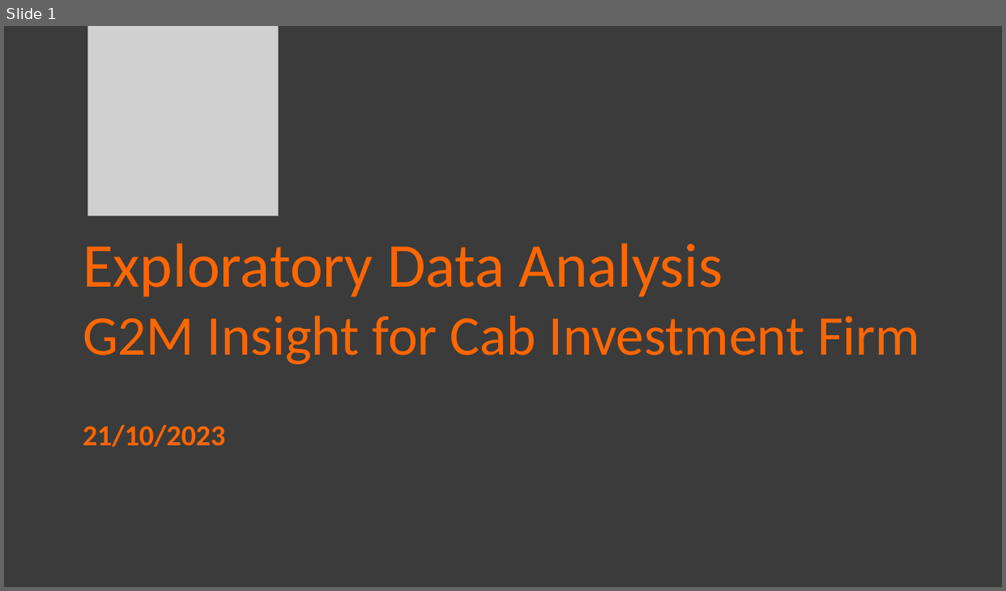
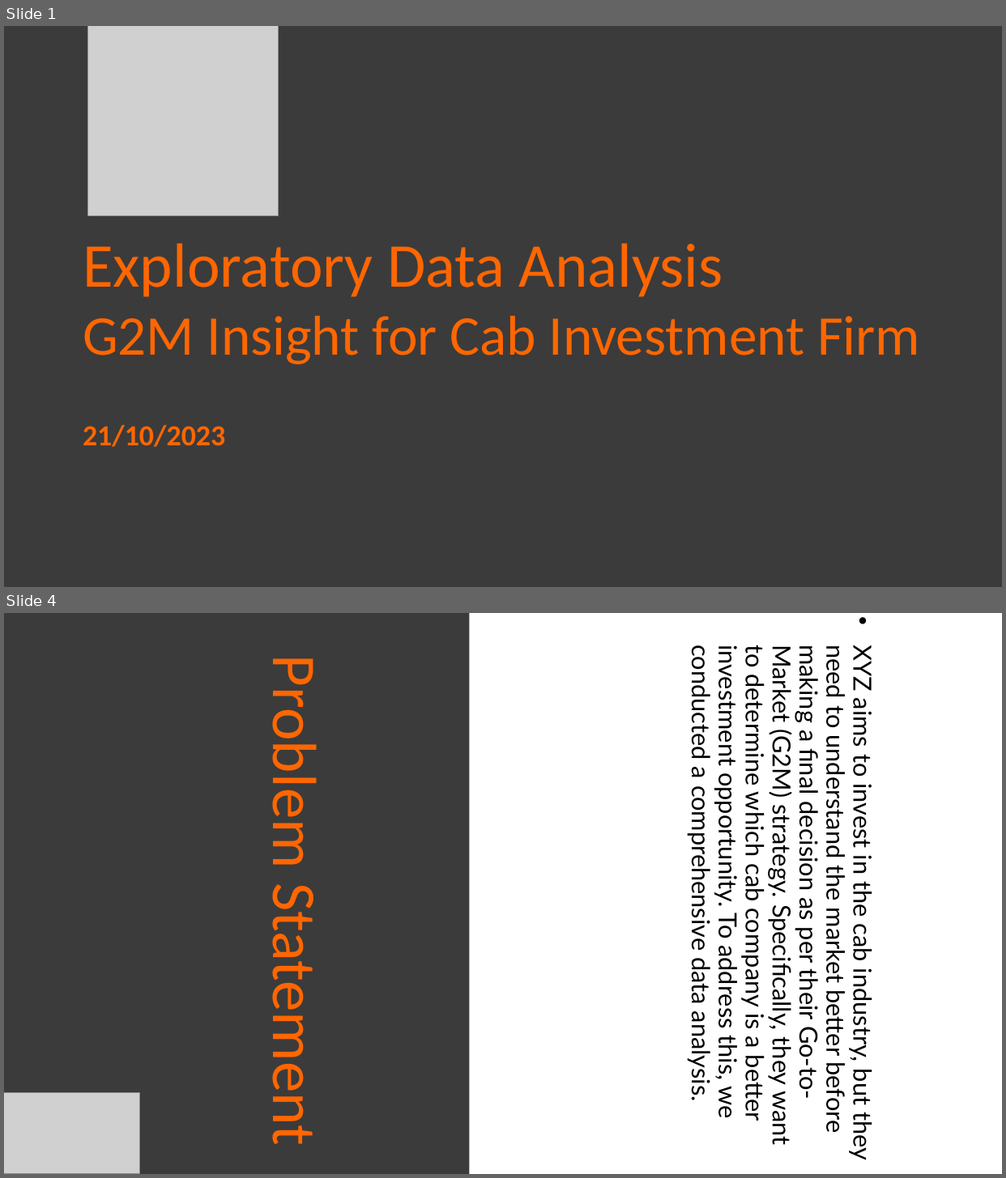
Before and after one commit to NazriJasmal/G2M-Insight-for-Cab-Investment-Firm, a slide deck: G2M Case Study.pptx. Shown one above the other, each under a label of ours: slide 1 before the commit, slides 1 and 4 after it; the slides between them are not shown. The pictures are 1006x591 and 1006x1178 pixels, drawn with LibreOffice and Linux fonts; fonts in the diff are those of the drawing; grey boxes stand for pictures. Boxes give left, top, right and bottom in pixels: in the first picture for what was removed or moved away, otherwise in the second. Text is boxed around its words. In the diff, an @@ line names an element or a change of style, - is before the commit and + after.

```diff
--- a/G2M Case Study.pptx
+++ b/G2M Case Study.pptx
@@ slide 4 added at (4,613,1002,1174), background #FFFFFF @@
@@ title added at (4,613,469,1174), fill #3B3B3B, 60 pt, text #FF6600 @@
+Problem Statement
@@ subtitle added at (687,646,878,1159), 24 pt, text #000000 @@
+• XYZ aims to invest in the cab industry, but they need to understand the market better before making a final decision as per their Go-to-Market (G2M) strategy. Specifically, they want to determine which cab company is a better investment opportunity. To address this, we conducted a comprehensive data analysis.
@@ picture added at (4,1093,139,1174) @@
```
Also in this commit, not shown: 2 slides changed, 13 other slides added, 3 slides removed.
